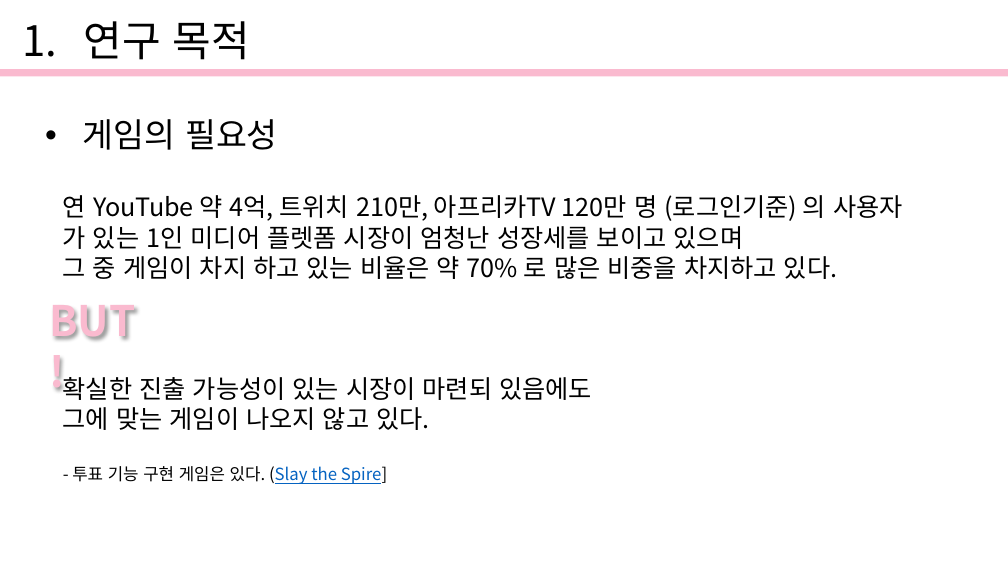
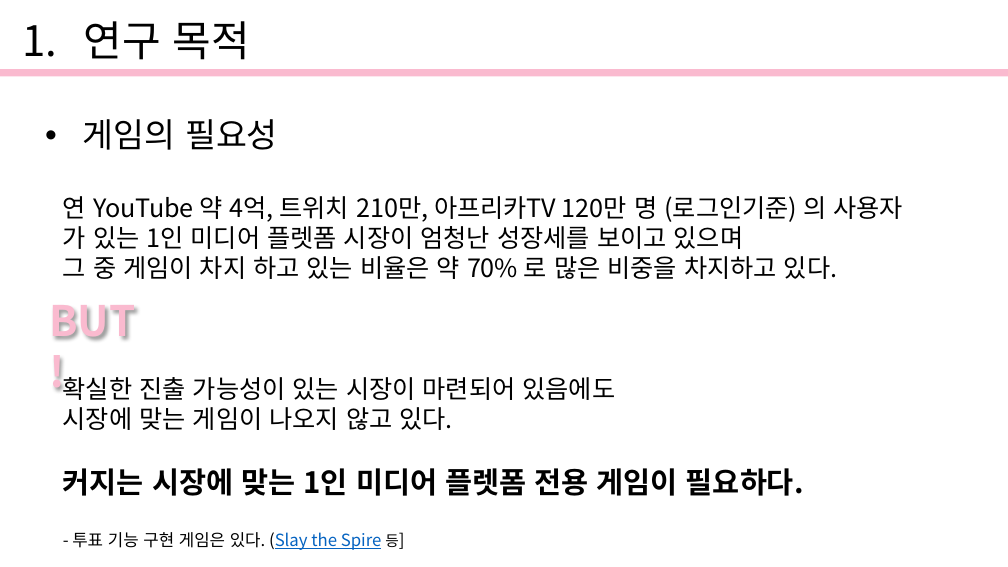
Before and after one commit to gomtange12/Graduation_PJ, a slide deck: slide 3 of Document/발표자료.pptx. Drawn at 1008x567 pixels with LibreOffice and Linux fonts; fonts in the diff are those of the drawing. Boxes give left, top, right and bottom in pixels: in the first picture for what was removed or moved away, otherwise in the second. Text is boxed around its words. In the diff, an @@ line names an element or a change of style, - is before the commit and + after.

```diff
--- a/Document/발표자료.pptx
+++ b/Document/발표자료.pptx
@@ text at (63,377,804,550): text changed @@
-확실한 진출 가능성이 있는 시장이 마련되 있음에도
-그에 맞는 게임이 나오지 않고 있다.
-- 투표 기능 구현 게임은 있다. (Slay the Spire]
+확실한 진출 가능성이 있는 시장이 마련되어 있음에도
+시장에 맞는 게임이 나오지 않고 있다.
+커지는 시장에 맞는 1인 미디어 플렛폼 전용 게임이 필요하다.
+- 투표 기능 구현 게임은 있다. (Slay the Spire 등]
```
Also in this commit, not shown: 2 other slides changed, 1 slide added.
